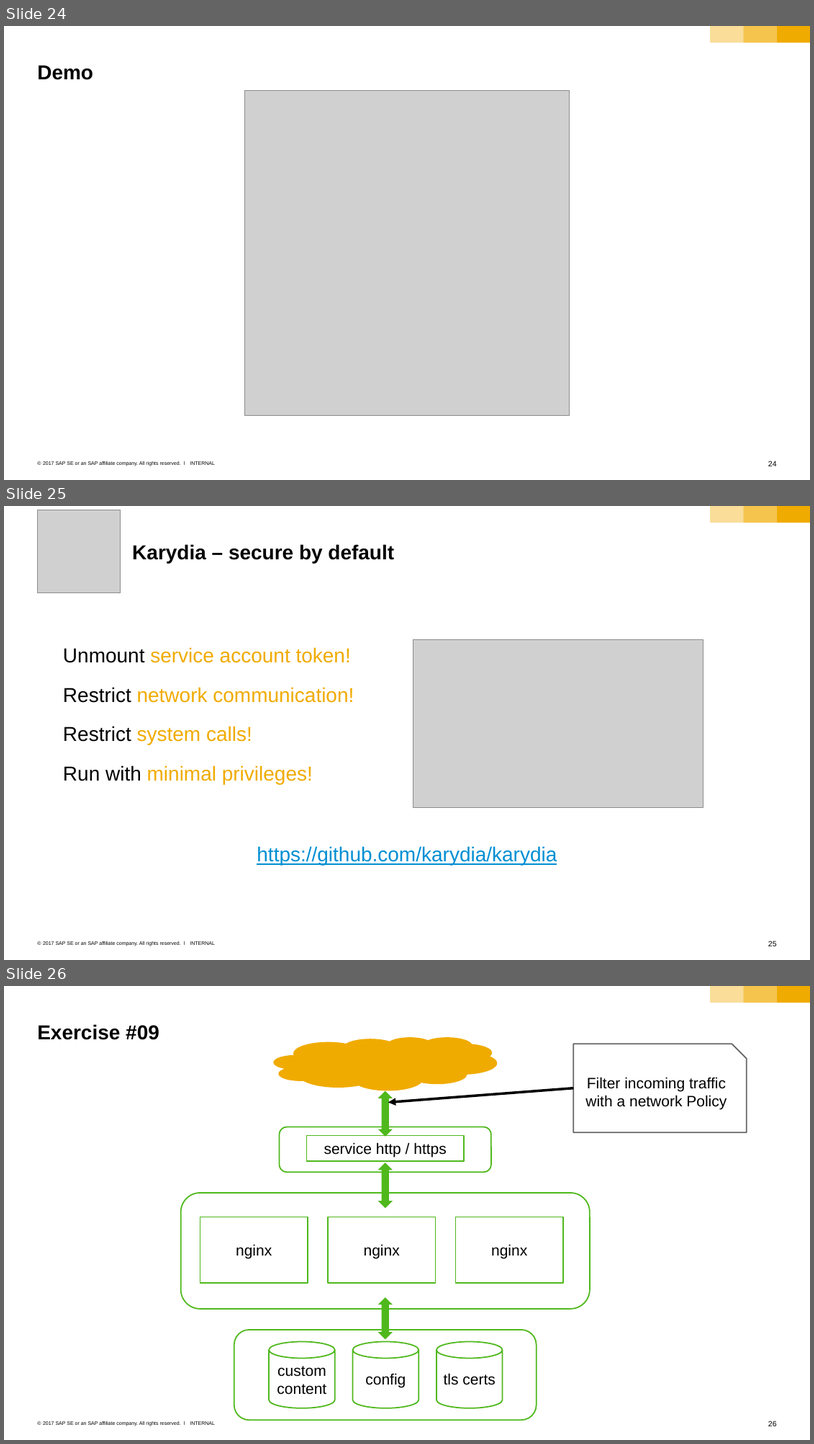
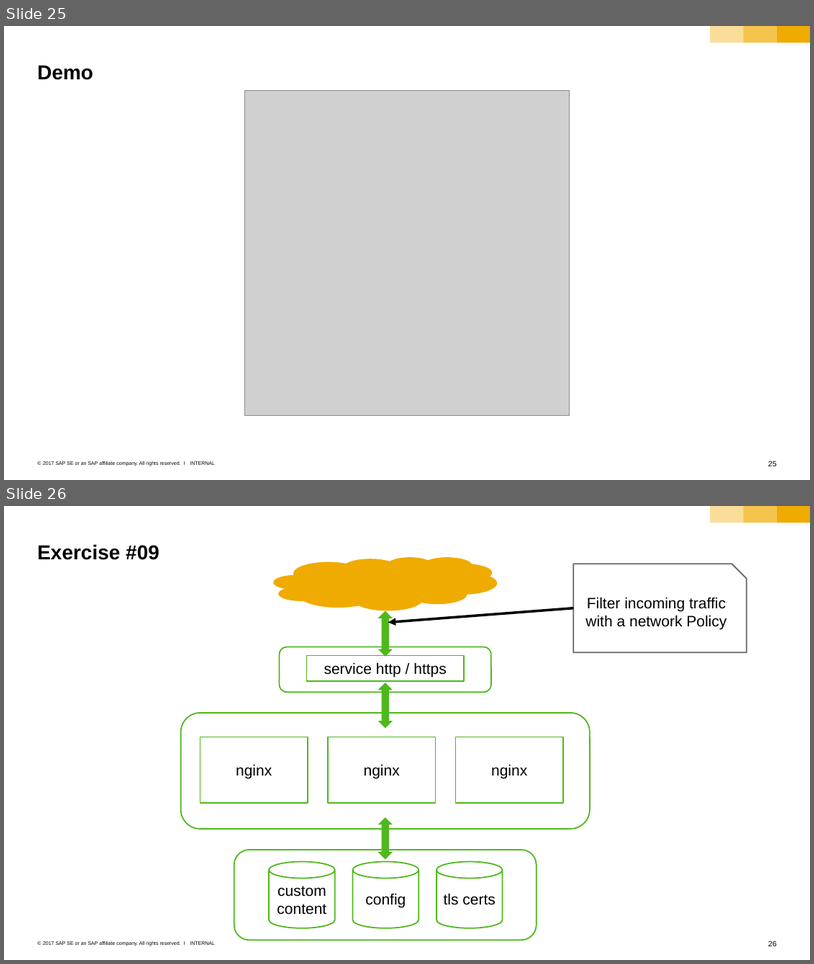
Before and after one commit to sriramrokkam/k8s-training, a slide deck: kubernetes/11_2_security.pptx. Shown one above the other, each under a label of ours: slides 24, 25 and 26 before the commit, slides 25 and 26 after it. The pictures are 814x1444 and 814x964 pixels, drawn with LibreOffice and Linux fonts; fonts in the diff are those of the drawing; grey boxes stand for pictures. Boxes give left, top, right and bottom in pixels: in the first picture for what was removed or moved away, otherwise in the second. Text is boxed around its words. In the diff, an @@ line names an element or a change of style, - is before the commit and + after.

```diff
--- a/kubernetes/11_2_security.pptx
+++ b/kubernetes/11_2_security.pptx
@@ slide 25 removed at (4,506,810,960), background #FFFFFF; not listed: 6 template elements that a slide beside it also shows @@
@@ picture removed at (37,510,120,593) @@
@@ title removed at (132,544,394,563) @@
-Karydia – secure by default
@@ text removed at (63,647,354,784) @@
-Unmount service account token!
-Restrict network communication!
-Restrict system calls!
-Run with minimal privileges!
@@ picture removed at (413,640,703,807) @@
@@ text removed at (257,846,557,865) @@
-https://github.com/karydia/karydia
@@ what was slide 24 is now slide 25 @@
@@ page number at (769,460,777,466): text changed @@
-24
+25
```
Also in this commit, not shown: 1 slide changed, 1 slide added, 23 other files.
